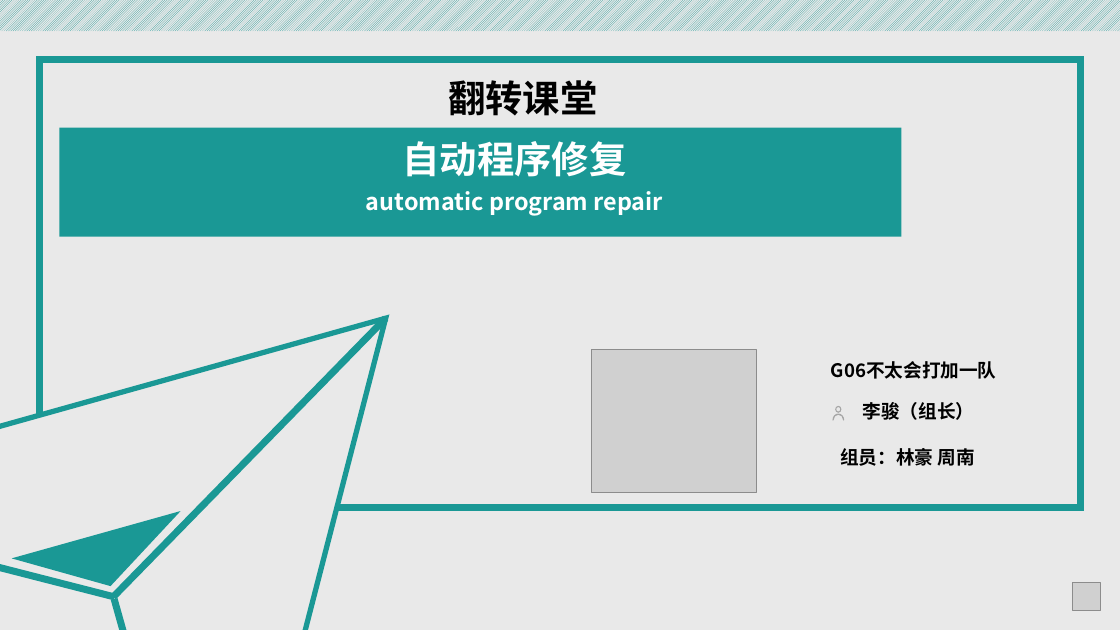
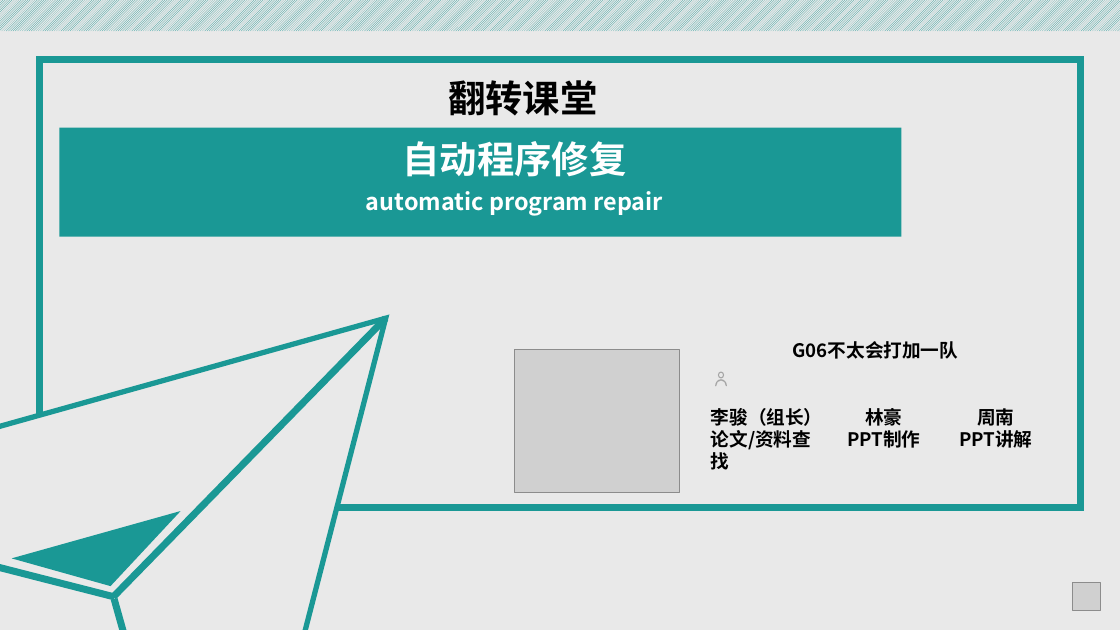
Before and after one commit to Ggiiljj/BALL_Date, a slide deck: slide 1 of 小组作业/SE2019春-G06-翻转课堂自动程序修复.pptx. Drawn at 1120x630 pixels with LibreOffice and Linux fonts; fonts in the diff are those of the drawing; grey boxes stand for pictures. Boxes give left, top, right and bottom in pixels: in the first picture for what was removed or moved away, otherwise in the second. Text is boxed around its words. In the diff, an @@ line names an element or a change of style, - is before the commit and + after.

```diff
--- a/小组作业/SE2019春-G06-翻转课堂自动程序修复.pptx
+++ b/小组作业/SE2019春-G06-翻转课堂自动程序修复.pptx
@@ picture moved from (x1=592, y1=350, x2=756, y2=492) to (x1=515, y1=350, x2=680, y2=492) @@
@@ text "G06不太会打加一队" moved from (x1=831, y1=361, x2=997, y2=379) to (x1=793, y1=341, x2=959, y2=359) @@
@@ text "李骏（组长）" moved from (x1=863, y1=402, x2=975, y2=420) to (x1=711, y1=408, x2=823, y2=470) @@
@@ freeform shape moved from (x1=833, y1=413, x2=844, y2=420) to (x1=715, y1=380, x2=727, y2=386) @@
@@ freeform shape moved from (x1=835, y1=406, x2=841, y2=413) to (x1=718, y1=371, x2=724, y2=378) @@
@@ text at (x1=847, y1=408, x2=920, y2=448): text changed @@
-组员：林豪 周南
+林豪
+PPT制作
@@ text added at (x1=959, y1=408, x2=1032, y2=448), 16 pt, text #000000, bold @@
+周南
+PPT讲解
@@ text at (x1=711, y1=430, x2=811, y2=470): paragraph added @@
+论文/资料查找
```
Also in this commit, not shown: 3 slides added, 1 slide removed, 1 other file.
